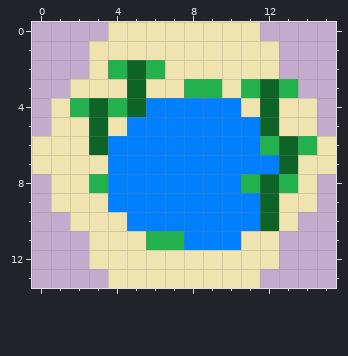
Pixel-art sprite -- terrain_tiles_oasis.png. That is the earlier state.
The file is 16x14 pixels.
The same view after the edit:
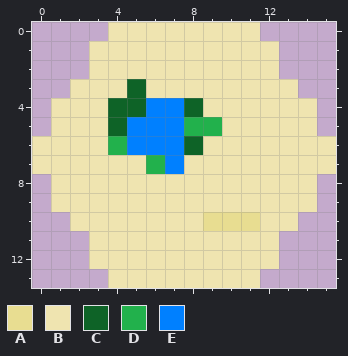
Palette (. is transparent): A #e8dd91  B #efe4b0  C #0e6327  D #22b14c  E #0080ff
From old to new:
Colour A replaces colour E in row 10 at x 9 to 11.
Colour B replaces colour C in row 2 at x 5; in row 3 at x 12; in rows 4 to 5 at x 3 and 12; in row 6 at x 3 and 13; in row 7 at x 13; in rows 8 to 10 at x 12.
Colour B replaces colour D in row 2 at x 4 and 6; in row 3 at x 8 to 9, 11 and 13; in row 4 at x 2; in row 6 at x 12 and 14; in row 8 at x 3, 11 and 13; in row 11 at x 6 to 7.
Colour B replaces colour E in row 4 at x 9 to 10; in row 5 at x 10 to 11; in row 6 at x 9 to 11; in row 7 at x 4 to 5 and 8 to 12; in row 8 at x 4 to 10; in row 9 at x 4 to 11.
Colour B replaces colour E in row 10 at x 5 to 8; in row 11 at x 8 to 10.
Colour C replaces colour B in row 5 at x 4.
Colour C replaces colour D in row 4 at x 4.
Colour C replaces colour E in row 4 at x 8; in row 6 at x 8.
Colour D replaces colour E in row 5 at x 8 to 9; in row 6 at x 4; in row 7 at x 6.
Changed places in both pictures, as pixel boxes (x1, y1, x2, y2):
changed: (70, 60, 317, 250)
